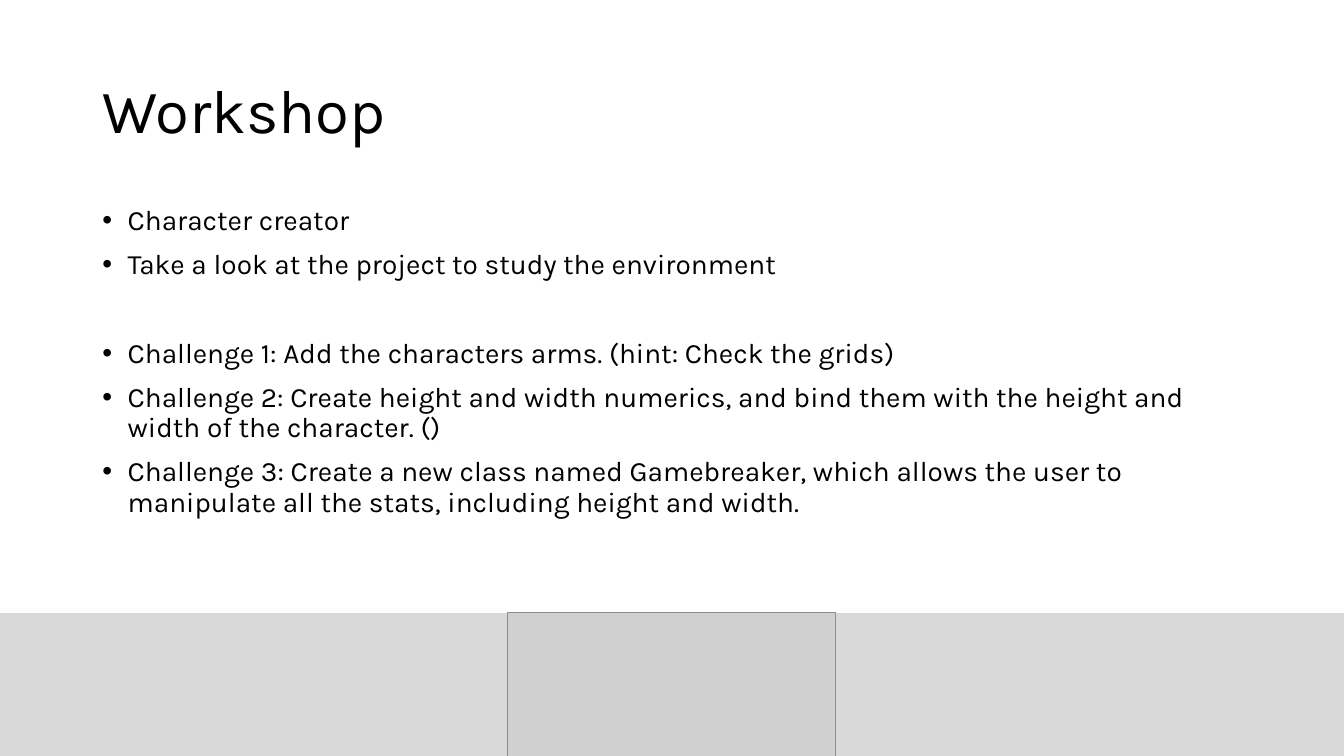
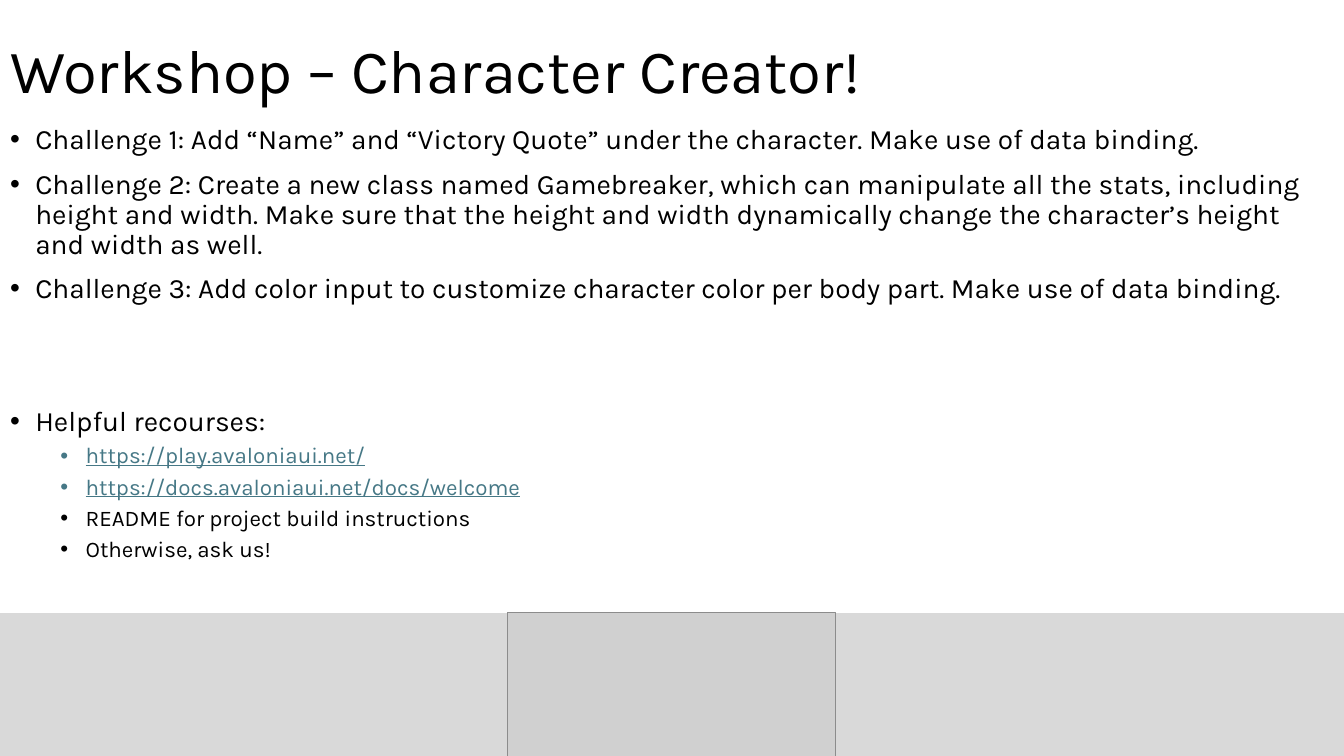
Before and after one commit to sebivenlo/esd-2024-avaloniaui, a slide deck: slide 14 of presentation/AvaloniaUI_presentation.pptx (slide 9 before the commit). Drawn at 1344x756 pixels with LibreOffice and Linux fonts; fonts in the diff are those of the drawing; grey boxes stand for pictures. Boxes give left, top, right and bottom in pixels: in the first picture for what was removed or moved away, otherwise in the second. Text is boxed around its words. In the diff, an @@ line names an element or a change of style, - is before the commit and + after.

```diff
--- a/presentation/AvaloniaUI_presentation.pptx
+++ b/presentation/AvaloniaUI_presentation.pptx
@@ title at (10,51,861,108): text changed @@
-Workshop
+Workshop – Character Creator!
@@ text at (35,129,1299,560): text changed @@
-• Character creator
-• Take a look at the project to study the environment
-• Challenge 1: Add the characters arms. (hint: Check the grids)
-• Challenge 2: Create height and width numerics, and bind them with the height and width of the character. ()
-• Challenge 3: Create a new class named Gamebreaker, which allows the user to manipulate all the stats, including height and width.
+• Challenge 1: Add “Name” and “Victory Quote” under the character. Make use of data binding.
+• Challenge 2: Create a new class named Gamebreaker, which can manipulate all the stats, including height and width. Make sure that the height and width dynamically change the character’s height and width as well.
+• Challenge 3: Add color input to customize character color per body part. Make use of data binding.
+• Helpful recourses:
+  • https://play.avaloniaui.net/
+  • https://docs.avaloniaui.net/docs/welcome
+  • README for project build instructions
+  • Otherwise, ask us!
```
Also in this commit, not shown: 6 other slides changed, 7 slides added, 2 slides removed.
